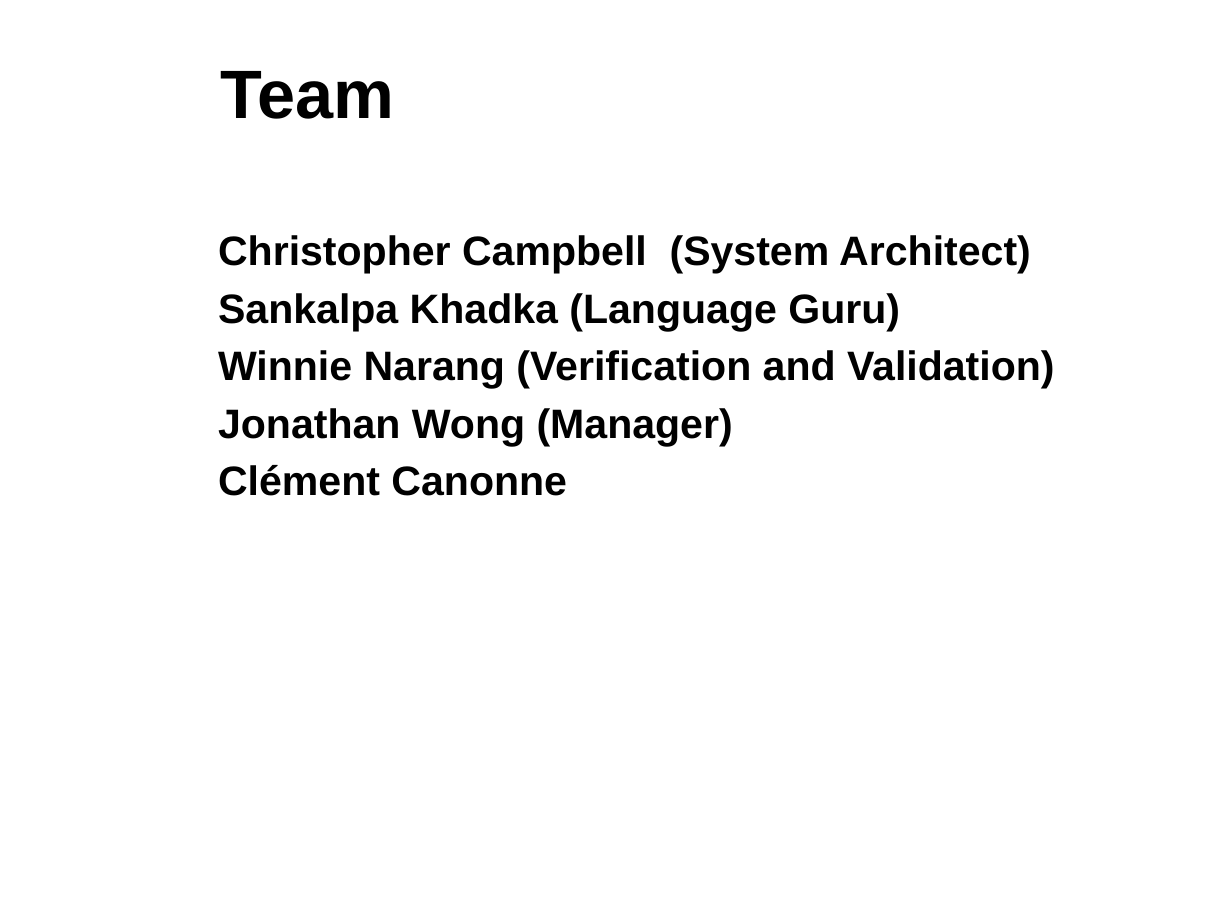
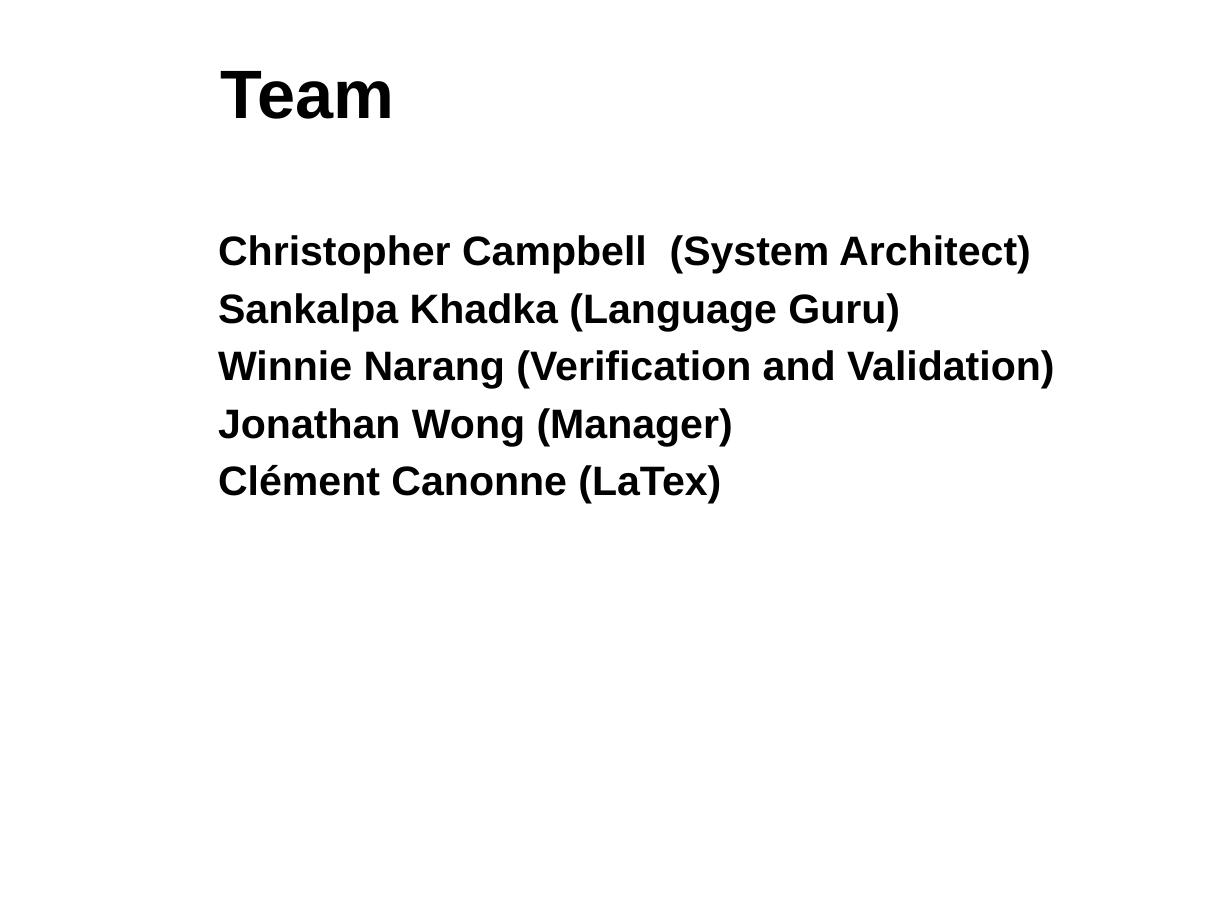
Before and after one commit to sdk21/PLT, a slide deck: slide 2 of Demo/Qlang.pptx. Drawn at 1232x924 pixels with LibreOffice and Linux fonts; fonts in the diff are those of the drawing; background and template pictures are left out. Boxes give left, top, right and bottom in pixels: in the first picture for what was removed or moved away, otherwise in the second. Text is boxed around its words. In the diff, an @@ line names an element or a change of style, - is before the commit and + after.

```diff
--- a/Demo/Qlang.pptx
+++ b/Demo/Qlang.pptx
@@ text at [218,465,721,504]: text changed @@
-Clément Canonne
+Clément Canonne (LaTex)
```
Also in this commit, not shown: 6 other slides changed, 3 slides added, 3 slides removed.
